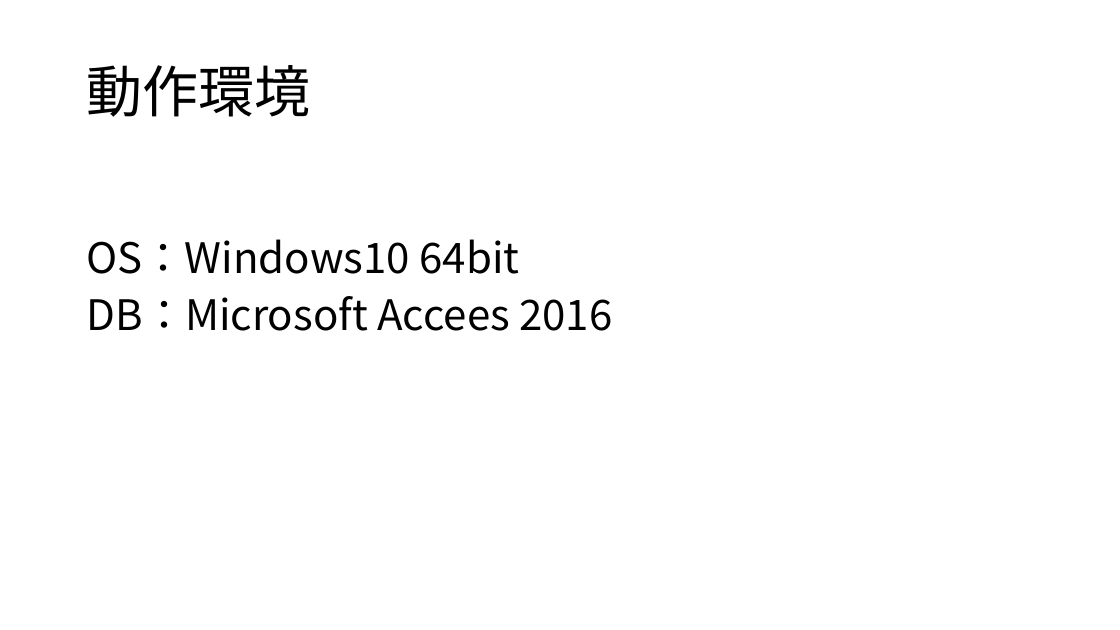
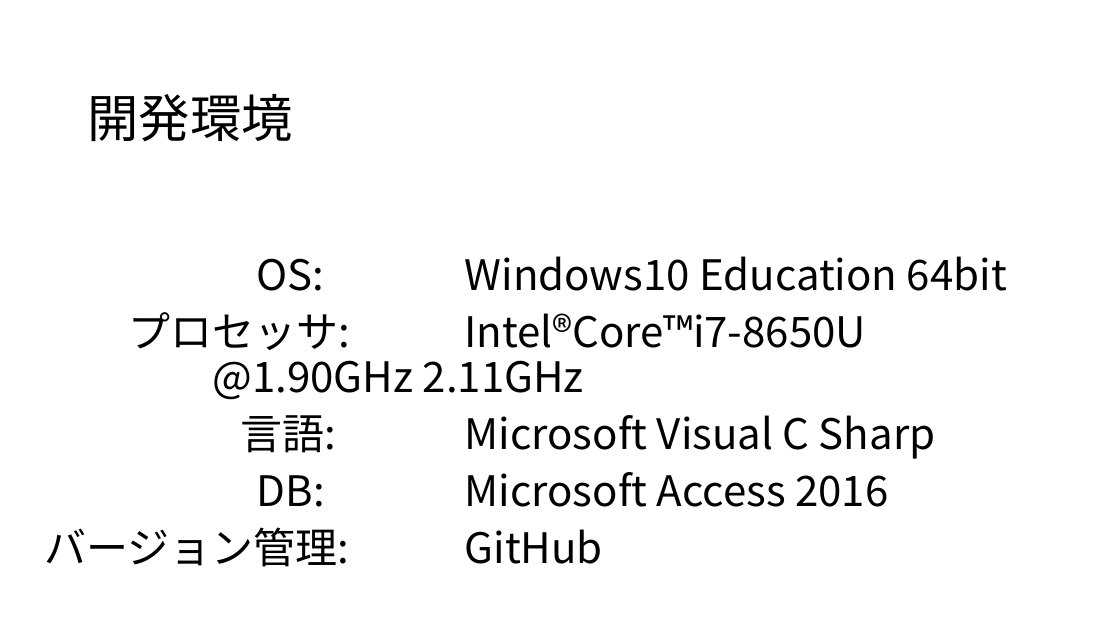
Before and after one commit to natsu-cat/system-development, a slide deck: slide 23 of doc/販売在庫管理システム.pptx (slide 18 before the commit). Drawn at 1120x630 pixels with LibreOffice and Linux fonts; fonts in the diff are those of the drawing. Boxes give left, top, right and bottom in pixels: in the first picture for what was removed or moved away, otherwise in the second. Text is boxed around its words. In the diff, an @@ line names an element or a change of style, - is before the commit and + after.

```diff
--- a/doc/販売在庫管理システム.pptx
+++ b/doc/販売在庫管理システム.pptx
@@ title at [87, 94, 292, 142]: text changed; size 48 to 44 pt @@
-動作環境
+開発環境
@@ text at [45, 256, 1007, 567]: text changed @@
-OS：Windows10 64bit
-DB：Microsoft Accees 2016
+OS: Windows10 Education 64bit
+プロセッサ: Intel®Core™i7-8650U @1.90GHz 2.11GHz
+言語: Microsoft Visual C Sharp
+DB: Microsoft Access 2016
+バージョン管理: GitHub
```
Also in this commit, not shown: 6 other slides changed, 6 slides added, 1 slide removed, 2 other files.
